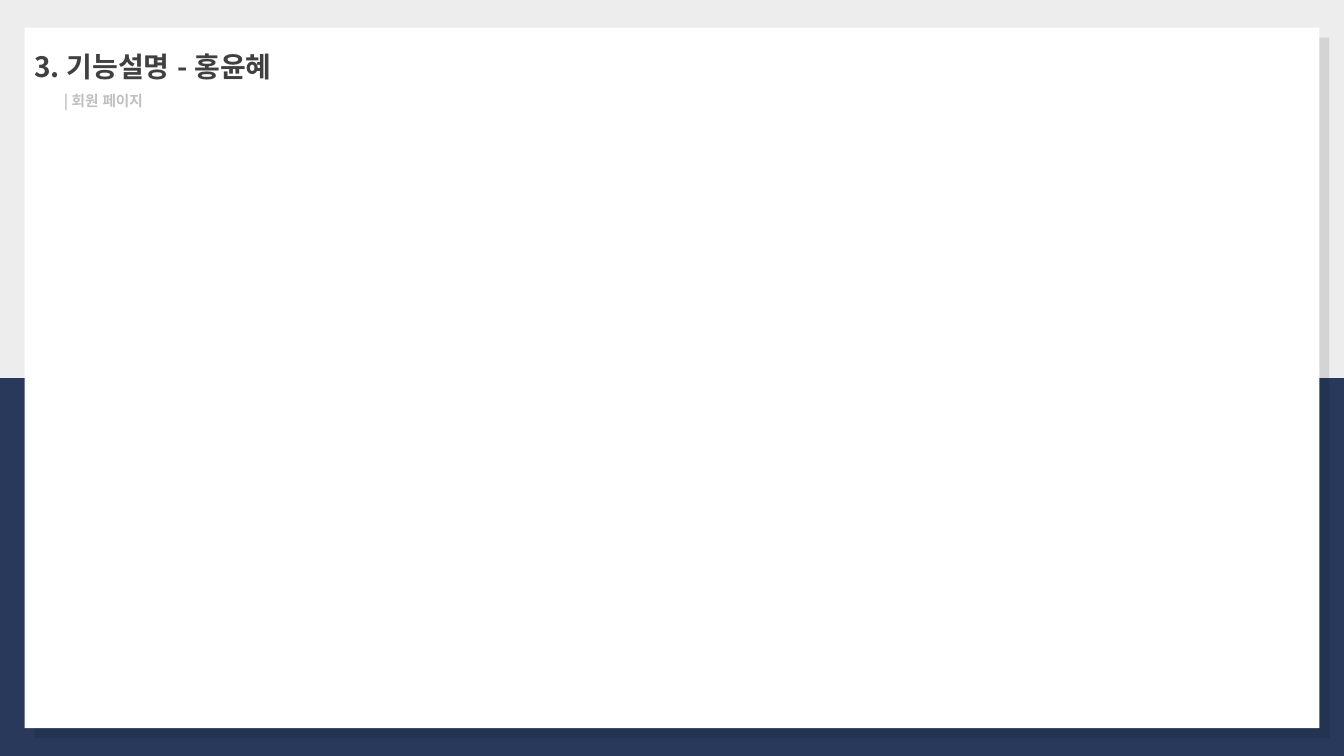
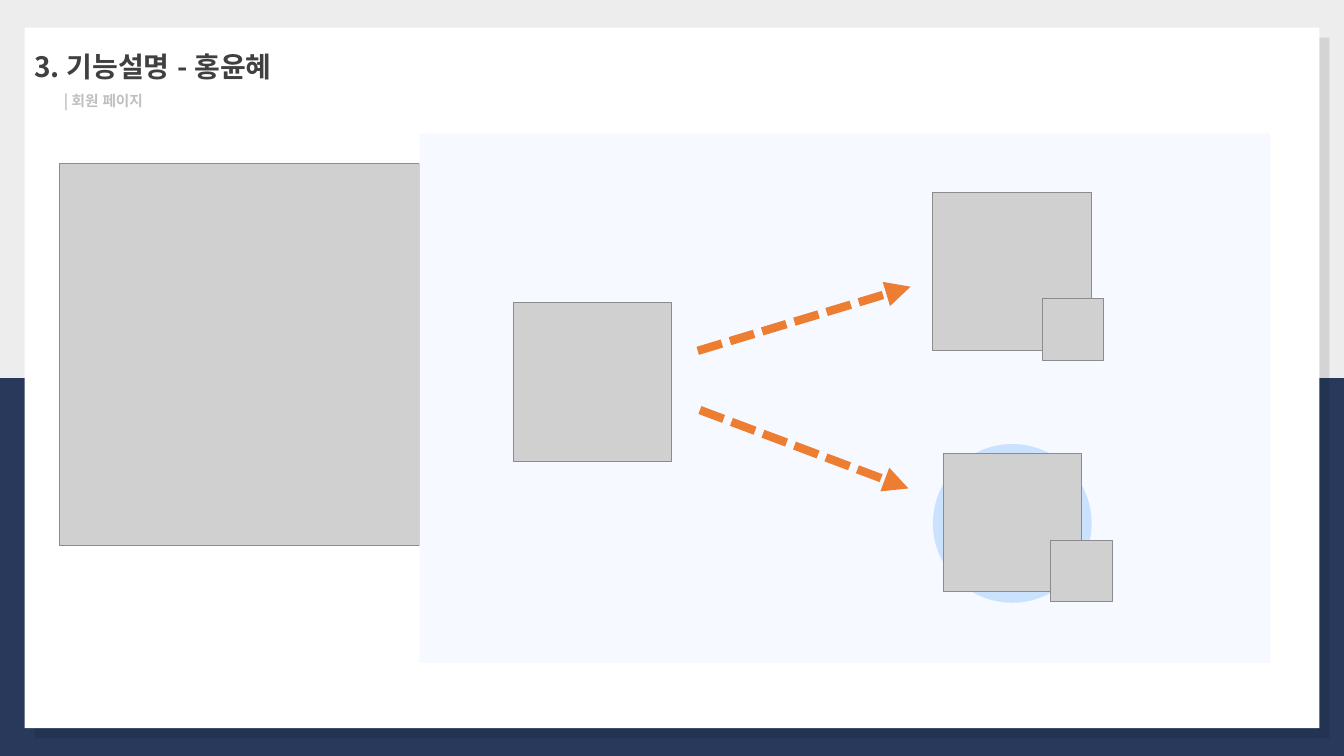
Before and after one commit to gingsilver/SCIT_Team4_groupware, a slide deck: slide 8 of Team4 발표자료/SCIT master 42기_A4_KUROWARE_발표자료.pptx. Drawn at 1344x756 pixels with LibreOffice and Linux fonts; fonts in the diff are those of the drawing; grey boxes stand for pictures. Boxes give left, top, right and bottom in pixels: in the first picture for what was removed or moved away, otherwise in the second. Text is boxed around its words. In the diff, an @@ line names an element or a change of style, - is before the commit and + after.

```diff
--- a/Team4 발표자료/SCIT master 42기_A4_KUROWARE_발표자료.pptx
+++ b/Team4 발표자료/SCIT master 42기_A4_KUROWARE_발표자료.pptx
@@ rectangle added at [419, 133, 1270, 663], fill #F6F9FF @@
@@ picture added at [59, 163, 419, 545] @@
@@ picture added at [934, 193, 1092, 351] @@
@@ arrow added from (698, 351) to (910, 286), #ED7D31 6 pt dashed @@
@@ picture added at [1043, 299, 1104, 361] @@
@@ picture added at [513, 303, 671, 462] @@
@@ arrow added from (700, 410) to (908, 489), #ED7D31 6 pt dashed @@
@@ ellipse added at [934, 445, 1092, 603], fill #CBE2FF @@
@@ picture added at [944, 454, 1082, 592] @@
@@ picture added at [1051, 540, 1112, 602] @@
```
Also in this commit, not shown: 3 other slides changed, 1 slide added, 7 other files.
